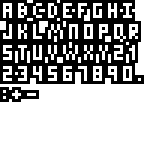
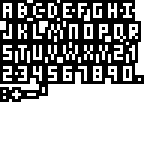
Revision of a layered 144×144 image; what changed, layer by layer:
added layer "'" above "-" over [39, 84, 48, 96]
